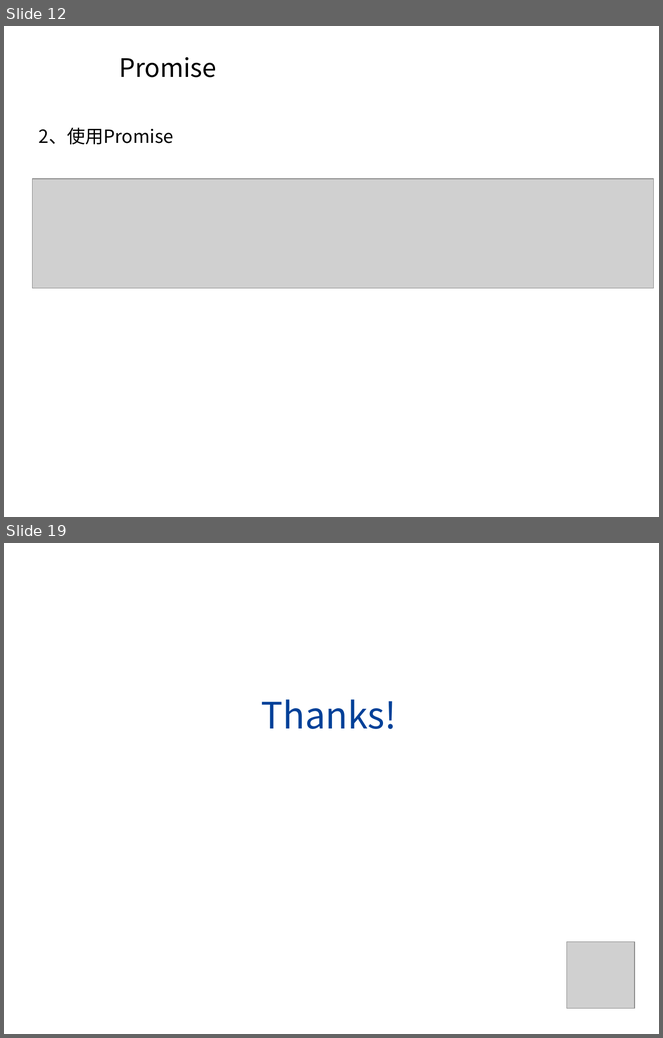
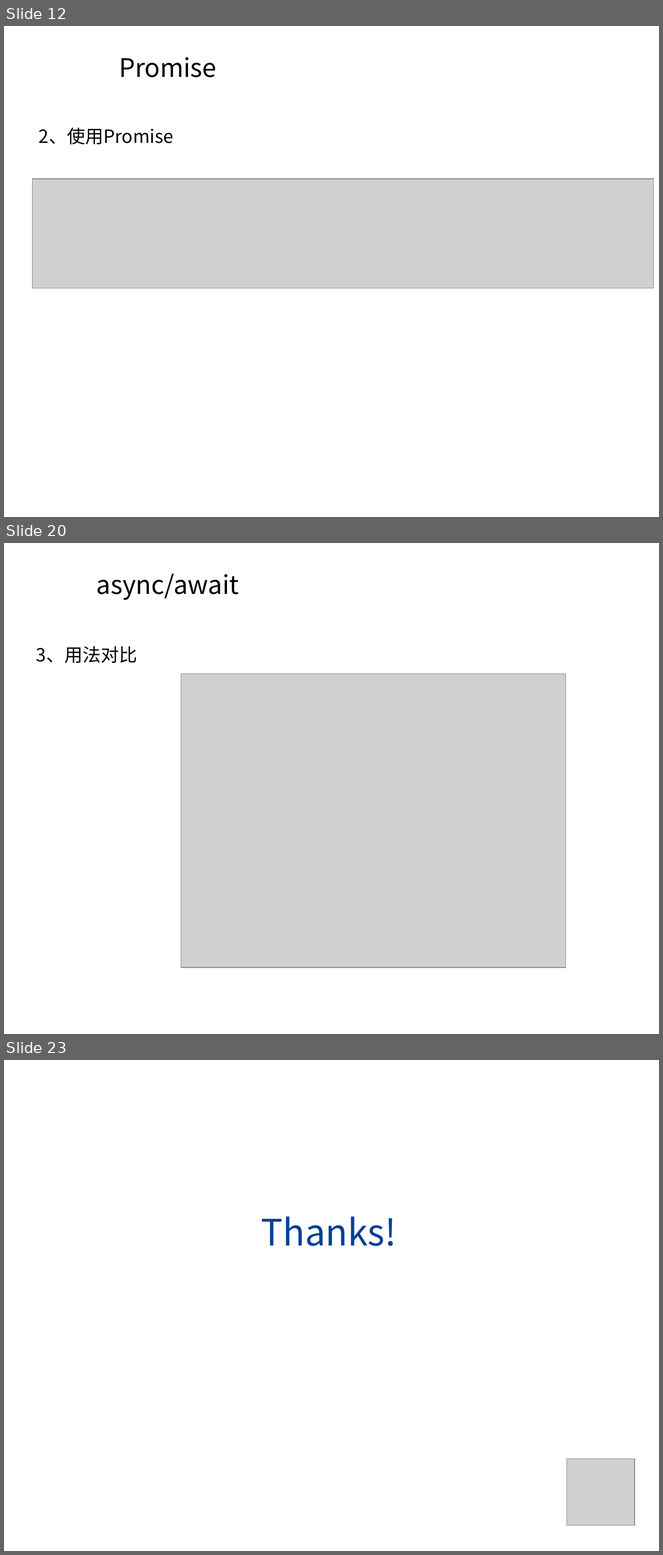
Before and after one commit to longamg/homework001, a slide deck: 0920-PPT/基于ES6的异步专题.pptx. Shown one above the other, each under a label of ours: slides 12 and 19 before the commit, slides 12, 20 and 23 after it; the slides between them are not shown. The pictures are 663x1038 and 663x1555 pixels, drawn with LibreOffice and Linux fonts; fonts in the diff are those of the drawing; grey boxes stand for pictures; background and template pictures are left out. Boxes give left, top, right and bottom in pixels: in the first picture for what was removed or moved away, otherwise in the second. Text is boxed around its words. In the diff, an @@ line names an element or a change of style, - is before the commit and + after.

```diff
--- a/0920-PPT/基于ES6的异步专题.pptx
+++ b/0920-PPT/基于ES6的异步专题.pptx
@@ slide 20 added at box(4, 543, 659, 1034), background picture (left out) @@
@@ title added at box(97, 574, 239, 600), 28 pt, text #000000 @@
+async/await
@@ text added at box(36, 646, 138, 663), 20 pt, text #000000 @@
+3、用法对比
@@ picture added at box(181, 674, 566, 967) @@
@@ what was slide 19 is now slide 23 @@
```
Also in this commit, not shown: 12 slides changed, 4 other slides added, 1 slide removed, 10 other files.
